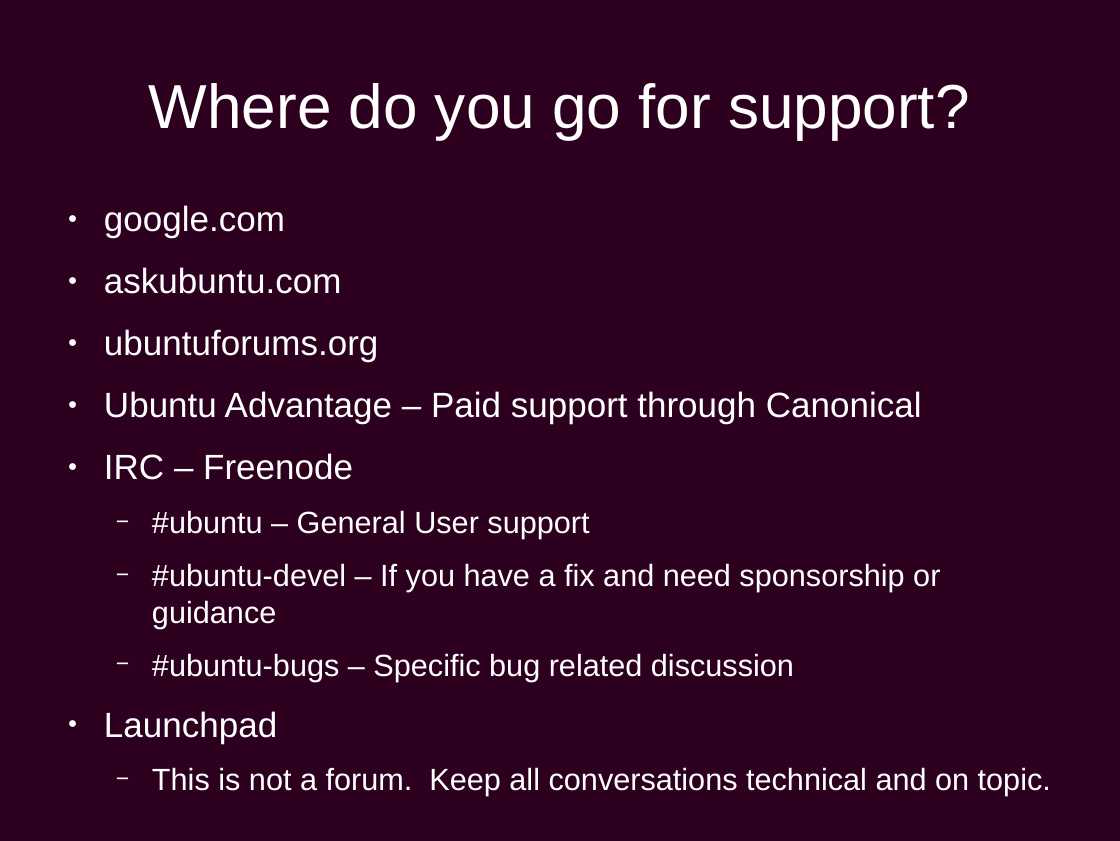
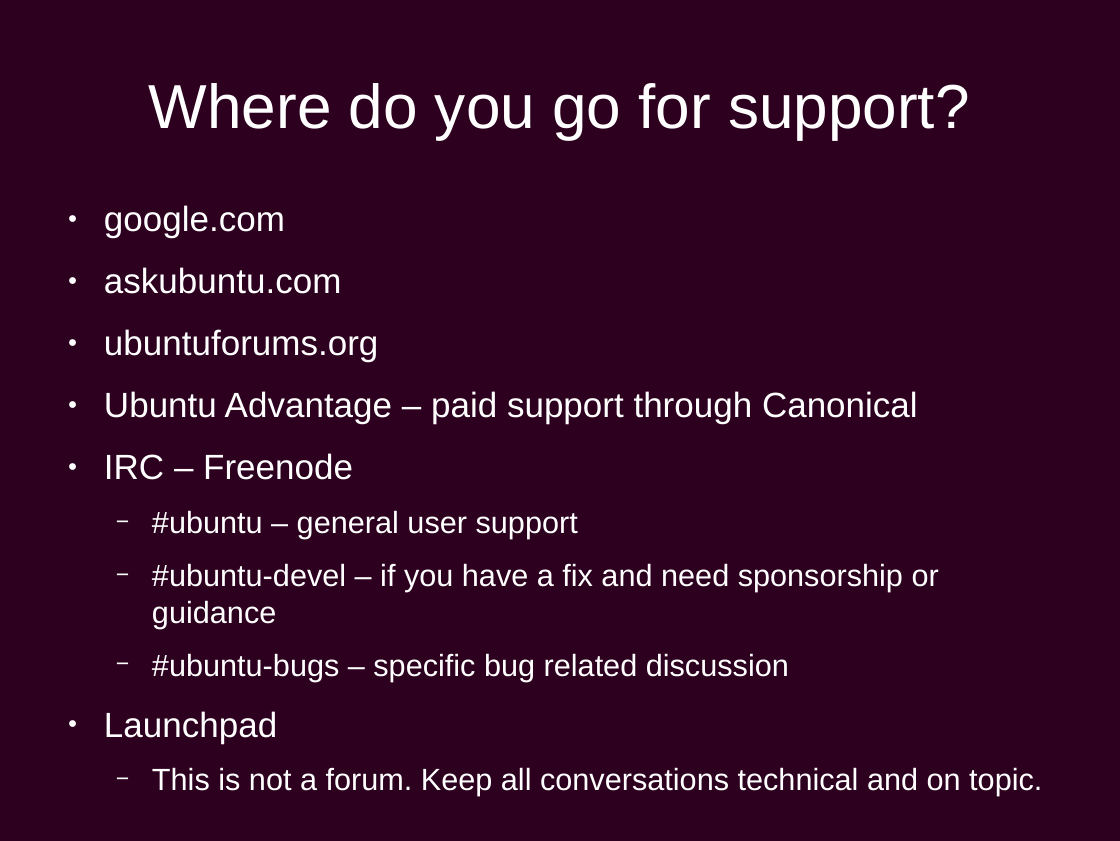
Before and after one commit to chiluk/presentations, a slide deck: slide 6 of Ubuntu Development.odp. Drawn at 1120x841 pixels with LibreOffice and Linux fonts; fonts in the diff are those of the drawing; background and template pictures are left out. Boxes give left, top, right and bottom in pixels: in the first picture for what was removed or moved away, otherwise in the second. Text is boxed around its words. In the diff, an @@ line names an element or a change of style, - is before the commit and + after.

Commit message:
Checking Ubuntu Primer as Delivered at Scale 17x

```diff
--- a/Ubuntu Development.odp
+++ b/Ubuntu Development.odp
@@ text at bbox=[104, 391, 918, 424]: text changed @@
-● Ubuntu Advantage – Paid support through Canonical
+● Ubuntu Advantage – paid support through Canonical
@@ text at bbox=[152, 510, 939, 681]: text changed @@
-  − #ubuntu – General User support
-  − #ubuntu-devel – If you have a fix and need sponsorship or guidance
-  − #ubuntu-bugs – Specific bug related discussion
+  − #ubuntu – general user support
+  − #ubuntu-devel – if you have a fix and need sponsorship or guidance
+  − #ubuntu-bugs – specific bug related discussion
```
Also in this commit, not shown: 20 other slides changed, 1 other file.
